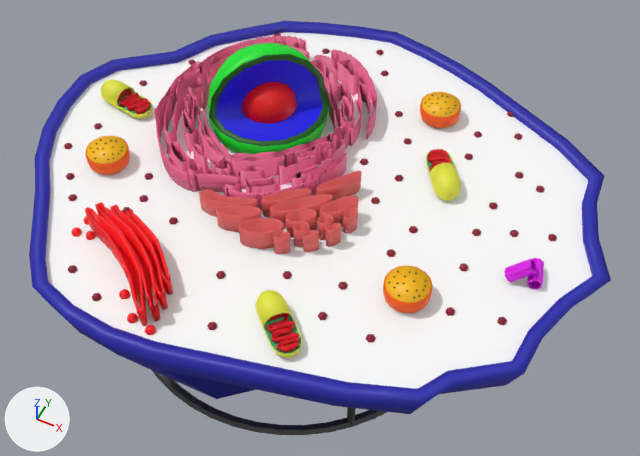
A saved change to the FBX model Assets/Models/Celula.fbx.
The view is the same before and after, from a 50 mm lens placed at (1.34, -2.42, 3.58), pointed at (0.14, -0.03, 0.59). Every picture has the same lights, and +X, +Y and +Z are marked at lower left. Where no turn or scale is listed for an object, it has been applied to the vertices.

In view in the first picture: 'Citoplasma', 'Complexo de Golgi', 'Cylinder.002', 'Cylinder.003', 'Nucleo', 'Parede Celular', 'Retículo Endoplasmático', 'Retículo Endoplasmático Liso', 'Ribossomos', 'Sphere.001', 'Sphere.002', 'Sphere.003', 'Suporte'.
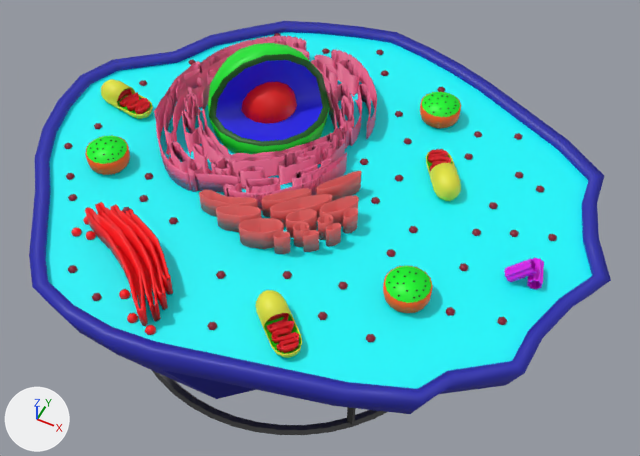
Patch to the scene script:
```diff
--- a/Assets/Models/Celula.fbx.py
+++ b/Assets/Models/Celula.fbx.py
@@ mat_verde @@
 mat_verde = principled_material('Verde')
-mat_verde.base_color = (1.0, 0.512, 0.0)  # yellow #ffbe00
+mat_verde.base_color = (0.0, 1.0, 0.0207)  # green #00ff27
@@ mat_citoplasma @@
 mat_citoplasma = principled_material('Citoplasma')
-mat_citoplasma.base_color = (1.0, 1.0, 1.0)  # white #ffffff
+mat_citoplasma.base_color = (0.0, 0.955, 1.0)  # cyan #00faff
```

What differs and where, as boxes (x1, y1, x2, y2) in the pictures (640 x 456 px):
'Citoplasma', recoloured (white to cyan): (46, 32, 592, 389) in both
'Sphere.002', recoloured: (383, 266, 433, 313) in both
'Sphere.003', recoloured: (85, 135, 130, 175) in both
'Sphere.001', recoloured: (420, 92, 461, 128) in both
